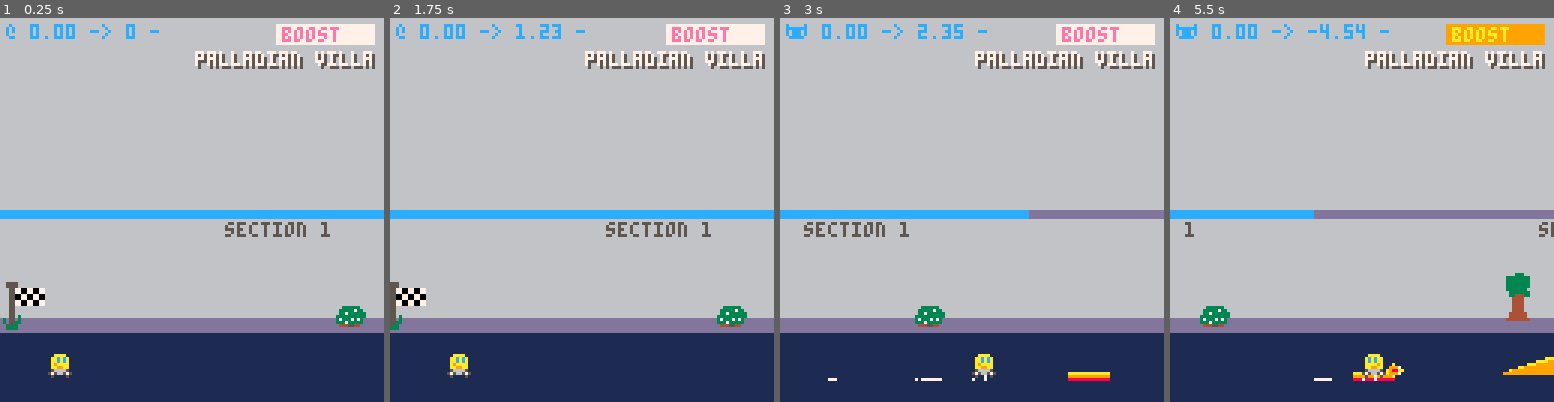
Above: before the commit, frames 1-4 (left to right).
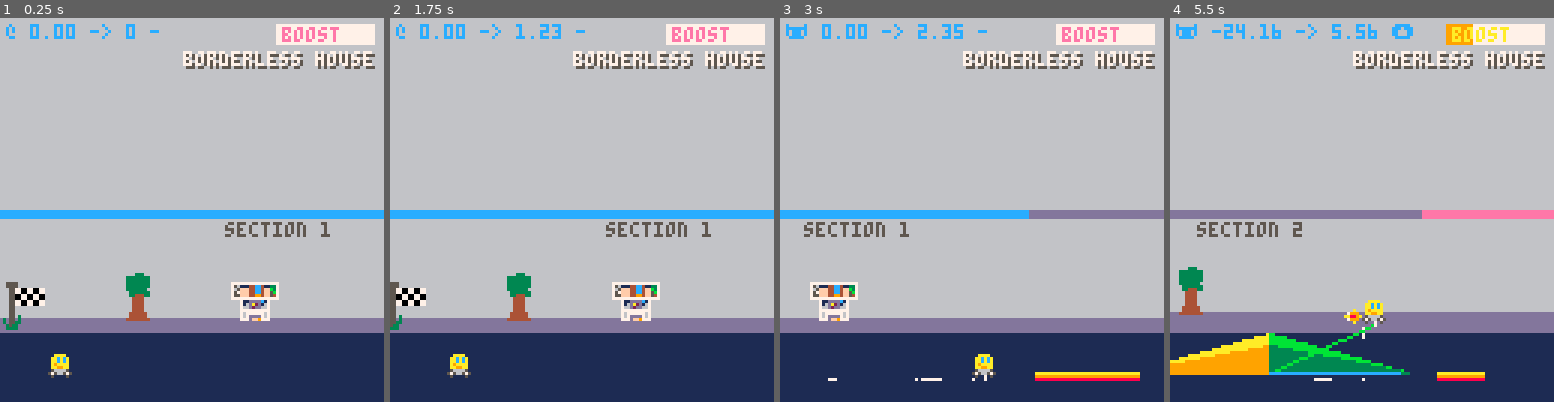
Above: after the commit, the same moments.

Repository: broquaint/pico8-carts
Game: PICO-8 cartridge racer.p8
Same seed, same stepped clock (60 frames per second), same inputs: the game is played once before the commit and once after it.
Inputs:
- Up to frame 1 (0.25 s): no input
- Up to frame 2 (1.75 s): tap X (X key) at 0.33, 1.07 s; tap O (Z key) at 0.7, 1.7 s; hold Right from 1.6 s (still down)
- Up to frame 3 (3 s): tap X (X key) at 1.85, 2.97 s; release Right at 2.1 s; tap O (Z key) at 2.1, 2.5, 2.9 s; hold Up 2.15-2.42 s; hold Right from 2.47 s (still down)
- Up to frame 4 (5.5 s): release Right at 3.03 s; hold Left 3.08-3.58 s; tap O (Z key) every 0.4 s from 3.3 to 5.3 s; hold Down 3.63-3.97 s; hold Right 4.02-4.68 s; tap X (X key) at 4.08, 5.2 s; hold Up 4.73-5.03 s; hold Left from 5.08 s (still down)

The runs differ from the first frame. In frame 1, 2.7% of the frame differs, in the area x 32-98%, y 8-81%; in frame 2, 2.7%; in frame 3, 2.5%; in frame 4, 13%, in the area x 0-100%, y 1-95%.

Commit message:
Avoid overlap of platforms, ramps and locations
Now locations will be between ramps and not in the same place as a
platform.

Diff:
--- a/racer.p8
+++ b/racer.p8
@@ -101,16 +101,16 @@
 
    scene = { make_bg_spr(spr_flag, { 0, 88 }) }
 
+   level.sections = make_sections()
+   level.deliveries = generate_deliveries()
+
    ramps = {}
    boosters = {}
    platforms = {}
 
-   level.sections = make_sections()
-
    populate_scenery()
    populate_geometry()
 
-   level.deliveries = generate_deliveries()
    car.deliveries = {level.deliveries[randx(#level.deliveries)]}
 end
 
@@ -131,7 +131,7 @@
    return make_obj({ attr.x, g_racing_line }, merge(attr, { width = w }))
 end
 
-function make_booster(attr, at) return make_obj({ attr.x, g_racing_line }, attr) end
+function make_booster(attr) return make_obj({ attr.x, g_racing_line }, attr) end
 
 function make_sections()
    local sections = {}
@@ -184,11 +184,12 @@
                 { x = r.x+r.width+10, boost = 1.1, width = randx(30) + 10 }
          ))
 
-         add(platforms, make_obj({r.x + 100, g_racing_line - 25}, {width = 80}))
-      end
-   end
-end
-
+         if not any(level.deliveries, function(d) return d.section.id == s.id + 1 end) then
+            add(platforms, make_obj({r.x + 100, g_racing_line - 25}, {width = 80}))
+         end
+      end
+   end
+end
 
 function find_free_pos(known, sec_gen)
    function is_sec_in_set(sec_set, sec)
@@ -208,15 +209,19 @@
 
 delivery_id = 1
 function generate_deliveries()
+   function rand_section()
+      local idx = randx(#level.sections)
+      -- Only use odd indexes so the locations don't align with ramps.
+      return level.sections[idx % 2 == 0 and idx - 1 or idx]
+   end
+
    local deliveries = {}
    -- local colours    = { salmon, azure, lime, yellow, orange, red, coral }
    local locs = copy_table(locations)
    -- TODO The number of deliveries needs to be more dynamic.
    for i = 1,flr(level.length/400) do
       local loc   = del(locs, locs[randx(#locs)])
-      local sec = find_free_pos(
-         deliveries, function() return level.sections[randx(#level.sections)] end
-      )
+      local sec = find_free_pos(deliveries, rand_section)
       -- TODO Same logic as bg sprites, maybe attempt to avoid overlap?
       local del_x = sec.x + randx(90) + 30
       deliveries[delivery_id] = make_obj({del_x, loc.y_pos}, {location=loc, width=loc.spr[3], id=delivery_id,section=sec})
@@ -812,6 +817,16 @@
 function merge(t1, t2)
    for k,v in pairs(t2) do t1[k] = v end
    return t1
+end
+
+-- Test if a value is present in a table.
+function any(t, f)
+   for v in all(t) do
+      if f(v) then
+         return true
+      end
+   end
+   return false
 end
 
 -- Random index.
